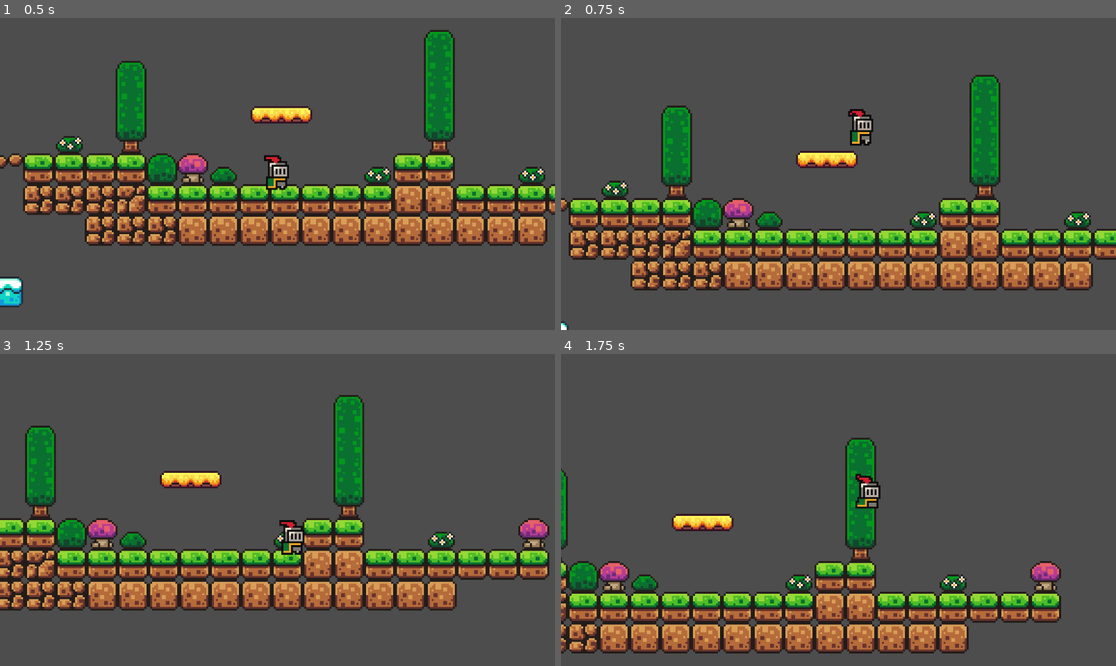
Above: before the commit, frames 1-4 (two rows, left to right).
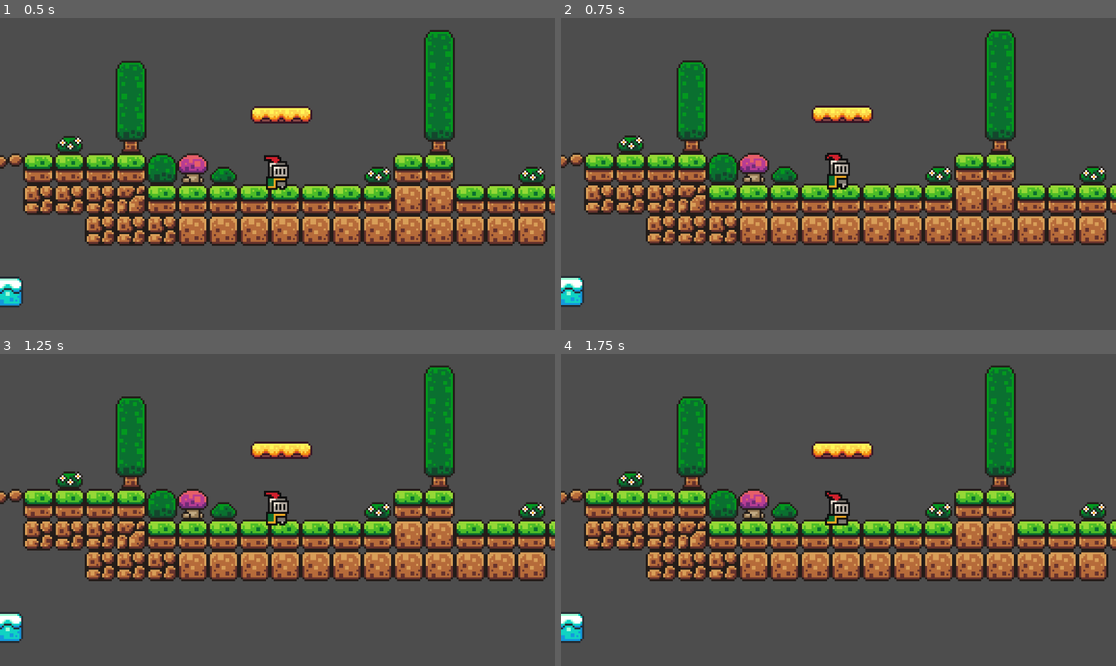
Above: after the commit, the same moments.

Repository: jmeline/LearningGodot
Game: Godot game, scene res://scenes/game.tscn
Same seed, same stepped clock (60 frames per second), same inputs: the game is played once before the commit and once after it.
Inputs:
- Up to frame 1 (0.5 s): no input
- Up to frame 2 (0.75 s): tap Enter (ui_accept) at 0.5, 0.6 s; hold Right (ui_right) from 0.53 s (still down)
- Up to frame 3 (1.25 s): keep holding Right (ui_right); tap Enter (ui_accept) at 0.77, 1.07 s
- Up to frame 4 (1.75 s): keep holding Right (ui_right); tap Enter (ui_accept) at 1.35, 1.52 s

Frame 1 is identical in both runs. In frame 2, 42% of the frame differs, in the area x 0-100%, y 3-100%; in frame 3, 37%; in frame 4, 45%, in the area x 0-100%, y 3-96%.

Commit message:
Add joystick support

Diff:
--- a/project.godot
+++ b/project.godot
@@ -15,6 +15,34 @@
 config/features=PackedStringArray("4.3", "Forward Plus")
 config/icon="res://icon.svg"
 
+[input]
+
+left={
+"deadzone": 0.5,
+"events": [Object(InputEventJoypadMotion,"resource_local_to_scene":false,"resource_name":"","device":-1,"axis":0,"axis_value":-1.0,"script":null)
+]
+}
+right={
+"deadzone": 0.5,
+"events": [Object(InputEventJoypadMotion,"resource_local_to_scene":false,"resource_name":"","device":-1,"axis":0,"axis_value":1.0,"script":null)
+]
+}
+up={
+"deadzone": 0.5,
+"events": [Object(InputEventJoypadMotion,"resource_local_to_scene":false,"resource_name":"","device":-1,"axis":1,"axis_value":-1.0,"script":null)
+]
+}
+down={
+"deadzone": 0.5,
+"events": [Object(InputEventJoypadMotion,"resource_local_to_scene":false,"resource_name":"","device":-1,"axis":1,"axis_value":1.0,"script":null)
+]
+}
+a_button={
+"deadzone": 0.5,
+"events": [Object(InputEventJoypadButton,"resource_local_to_scene":false,"resource_name":"","device":-1,"button_index":0,"pressure":0.0,"pressed":false,"script":null)
+]
+}
+
 [rendering]
 
 textures/canvas_textures/default_texture_filter=0
--- a/scripts/player.gd
+++ b/scripts/player.gd
@@ -11,14 +11,18 @@
 		velocity += get_gravity() * delta
 
 	# Handle jump.
-	if Input.is_action_just_pressed("ui_accept") and is_on_floor():
+	if Input.is_action_just_pressed("a_button") and is_on_floor():
 		velocity.y = JUMP_VELOCITY
 
 	# Get the input direction and handle the movement/deceleration.
 	# As good practice, you should replace UI actions with custom gameplay actions.
-	var direction := Input.get_axis("ui_left", "ui_right")
-	if direction:
-		velocity.x = direction * SPEED
+	#var direction := Input.get_axis("ui_left", "ui_right")
+	var input_direction = Input.get_axis("left", "right")
+	#var input_direction = Input.get_vector("left", "right", "up", "down")
+	#velocity = input_direction * SPEED
+
+	if input_direction:
+		velocity.x = input_direction * SPEED
 	else:
 		velocity.x = move_toward(velocity.x, 0, SPEED)
 
